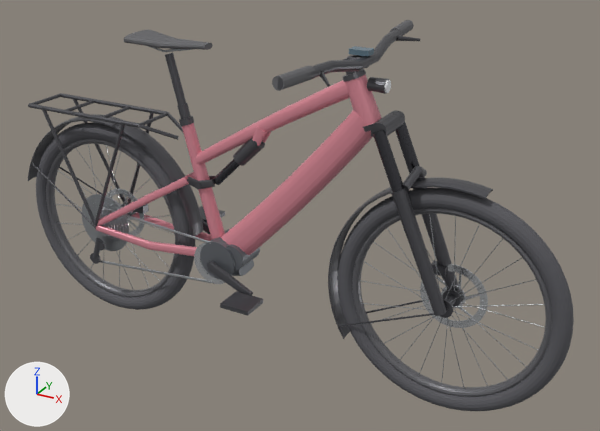
The glTF model docs/models/ebike-mtb-specialized-turbo-vado-3-x-6-0.glb, before and after one commit.
One viewpoint serves both versions: a 50 mm camera at (1.225, -1.987, 1.504) aimed at (0.107, 0.047, 0.488). The axes (+X, +Y, +Z) are drawn at lower left. The lights are the same throughout. The first picture is the older version. Vertices at exactly the same position are counted once.

In view in the first picture: 'accessories_fenders', 'accessories_rear_rack', 'ebike_motor_housing', 'fork_crown', 'fork_lowers', 'fork_stanchions', 'frame_downtube', 'frame_seattube', 'frame_toptube', 'front_wheel_rim', 'front_wheel_tire', 'rear_wheel_rim', 'rear_wheel_tire' and 31 more.
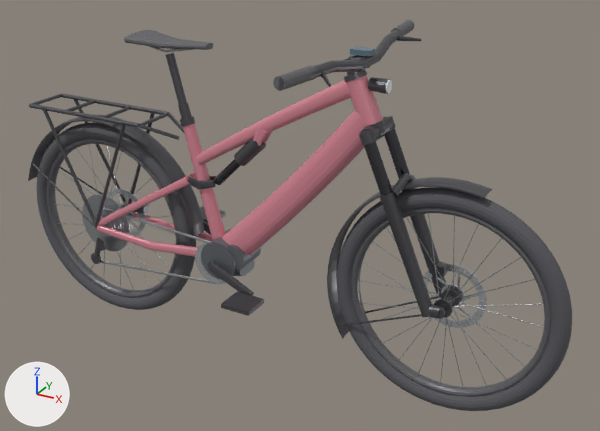
The edits, one by one:
me_fork_crown is used by ob_fork_crown; location (0.0, 0.0, 0.0).
me_fork_crown had 110 vertices, 212 faces and spanned x 0.348..0.4235, y -0.064..0.064, z 0.7957..0.8552.
me_fork_crown now has 311 vertices, 604 faces and spans x 0.3255..0.396, y -0.0844..0.0844, z 0.7847..0.8372.
me_fork_crown part 1: 110 vertices removed from x 0.348..0.4235, y -0.064..0.064, z 0.7957..0.8552; 311 vertices added at x 0.3255..0.396, y -0.0844..0.0844, z 0.7847..0.8372.
me_fork_stanchions is used by ob_fork_stanchions; location (0.0, 0.0, 0.0).
me_fork_stanchions had 148 vertices, 288 faces and spanned x 0.386..0.48, y -0.081..0.081, z 0.674..0.84.
me_fork_stanchions now has 148 vertices, 288 faces and spans x 0.357..0.451, y -0.081..0.081, z 0.651..0.814.
me_fork_stanchions part 2: the whole mesh is scaled about its middle by (0.985, 1, 0.982), then moved by (-0.029, 0.0, -0.025).
me_fork_lowers is used by ob_fork_lowers; location (0.0, 0.0, 0.0).
me_fork_lowers had 222 vertices, 432 faces and spanned x 0.445..0.621, y -0.085..0.085, z 0.335..0.733.
me_fork_lowers now has 490 vertices, 944 faces and spans x 0.412..0.617, y -0.085..0.085, z 0.322..0.706.
me_fork_lowers part 3: the loose piece of 92 vertices spanning x 0.445..0.621, y 0.042..0.085, z 0.335..0.689 is multiplied about its middle by the matrix ((0.97, -0.002, 0.0), (0.002, 0.97, -0.005), (0.0, 0.005, 0.97)), then moved by (-0.032, 0.001, -0.018).
me_fork_lowers part 4: the loose piece of 92 vertices spanning x 0.445..0.621, y -0.085..-0.042, z 0.335..0.689 is multiplied about its middle by the matrix ((0.97, 0.002, 0.0), (-0.002, 0.97, 0.005), (0.0, -0.005, 0.97)), then moved by (-0.032, -0.001, -0.018).
me_fork_lowers part 5: a new loose piece, a 16-sided cylinder along y spanning x 0.587..0.617, y -0.066..-0.052, z 0.327..0.357, in mat_anodized_dark_alloy (dark grey #606065).
me_fork_lowers part 6: a new loose piece of 56 vertices spanning x 0.412..0.46, y -0.085..-0.043, z 0.638..0.673, in mat_anodized_dark_alloy (dark grey #606065).
me_fork_lowers part 7: a new loose piece of 44 vertices spanning x 0.565..0.603, y -0.077..-0.046, z 0.324..0.36, in mat_anodized_dark_alloy (dark grey #606065).
me_fork_lowers part 8: a new loose piece of 38 vertices spanning x 0.44..0.473, y -0.069..0.069, z 0.653..0.706, in mat_anodized_dark_alloy (dark grey #606065).
me_fork_lowers part 9: the loose piece of 38 vertices spanning x 0.471..0.505, y -0.069..0.07, z 0.678..0.733 is deleted.
Other edits to the shape of me_fork_lowers do not show in these pictures.

What differs and where, as boxes [x1, y1, x2, y2] in the pictures (600 x 431 px; the box of a moved part takes in the faces that stretch with it):
'fork_lowers', reshaped: before [391, 166, 458, 316]; after [379, 173, 446, 319]
'fork_stanchions', moved, rescaled: before [373, 122, 420, 192]; after [364, 128, 410, 195]
'fork_crown', reshaped: before [371, 111, 405, 137]; after [358, 116, 396, 145]
part 3 of me_fork_lowers, moved or reshaped: before [413, 176, 458, 290]; after [402, 188, 446, 298]
part 4 of me_fork_lowers, moved or reshaped: before [391, 188, 447, 316]; after [382, 198, 432, 317]
part 5 of me_fork_lowers, added: after [438, 307, 445, 319]
part 6 of me_fork_lowers, added: after [379, 192, 397, 203]
part 7 of me_fork_lowers, added: after [428, 304, 440, 318]
part 8 of me_fork_lowers, added: after [391, 173, 415, 197]
part 9 of me_fork_lowers, deleted: before [402, 166, 427, 191]
